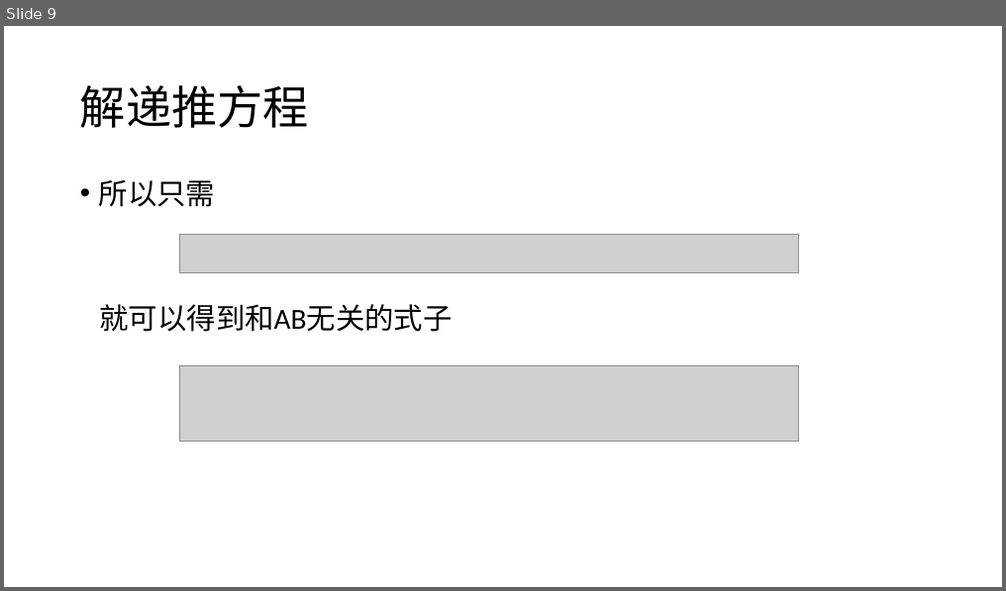
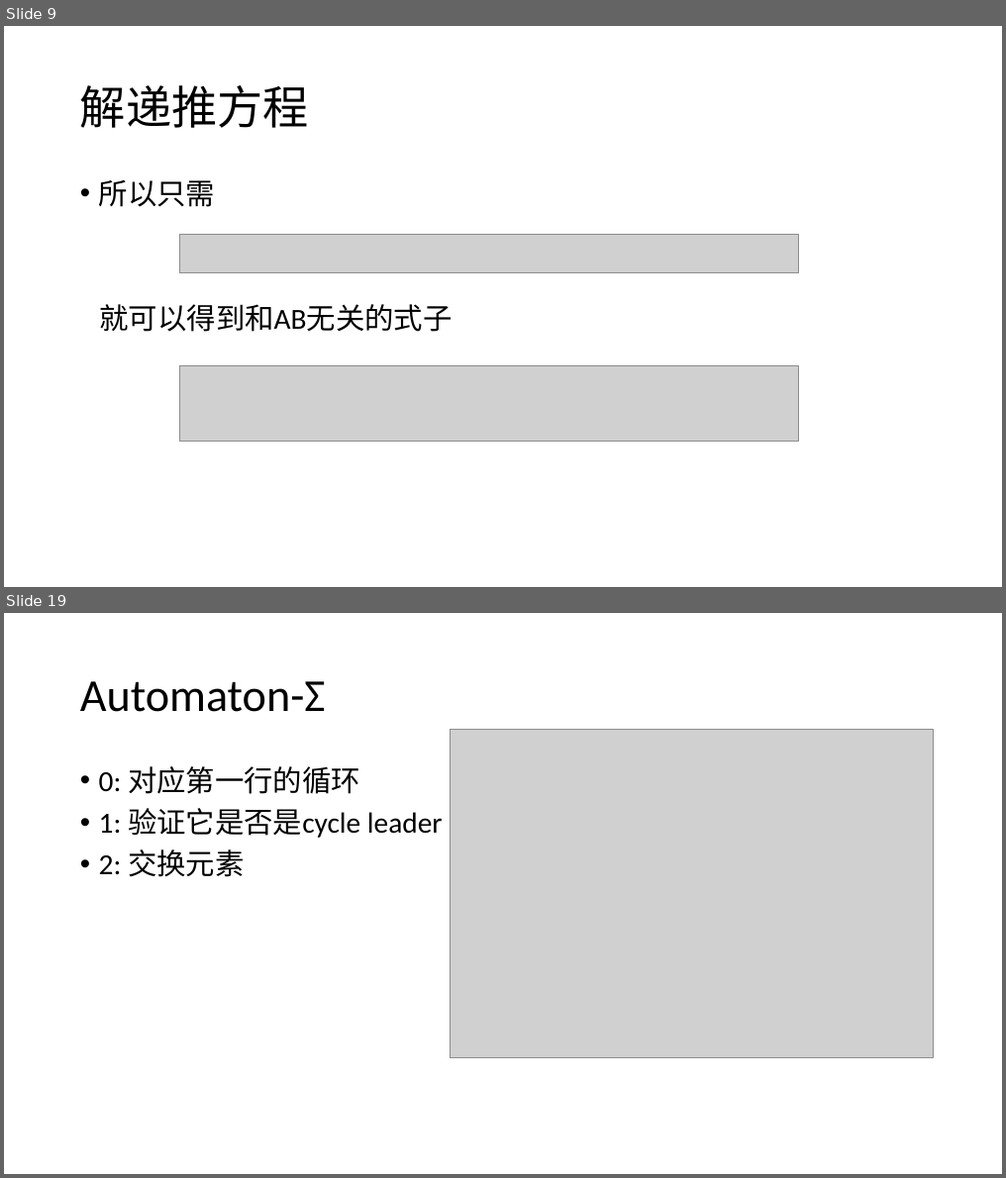
Before and after one commit to DanDoge/course_pku, a slide deck: Algorithm Design and Analysis/seminar/pre/paper/Mathematical-03.pptx. Shown one above the other, each under a label of ours: slide 9 before the commit, slides 9 and 19 after it; the slides between them are not shown. The pictures are 1006x591 and 1006x1178 pixels, drawn with LibreOffice and Linux fonts; fonts in the diff are those of the drawing; grey boxes stand for pictures. Boxes give left, top, right and bottom in pixels: in the first picture for what was removed or moved away, otherwise in the second. Text is boxed around its words. In the diff, an @@ line names an element or a change of style, - is before the commit and + after.

```diff
--- a/Algorithm Design and Analysis/seminar/pre/paper/Mathematical-03.pptx
+++ b/Algorithm Design and Analysis/seminar/pre/paper/Mathematical-03.pptx
@@ slide 19 added at (4,613,1002,1174), background #FFFFFF @@
@@ title added at (80,681,326,712), 44 pt, text #000000 @@
+Automaton-Σ
@@ picture added at (450,730,933,1058) @@
@@ text added at (99,766,443,877), 28 pt, text #000000 @@
+• 0: 对应第一行的循环
+• 1: 验证它是否是cycle leader
+• 2: 交换元素
```
Also in this commit, not shown: 2 slides changed, 9 other slides added, 20 other files.
